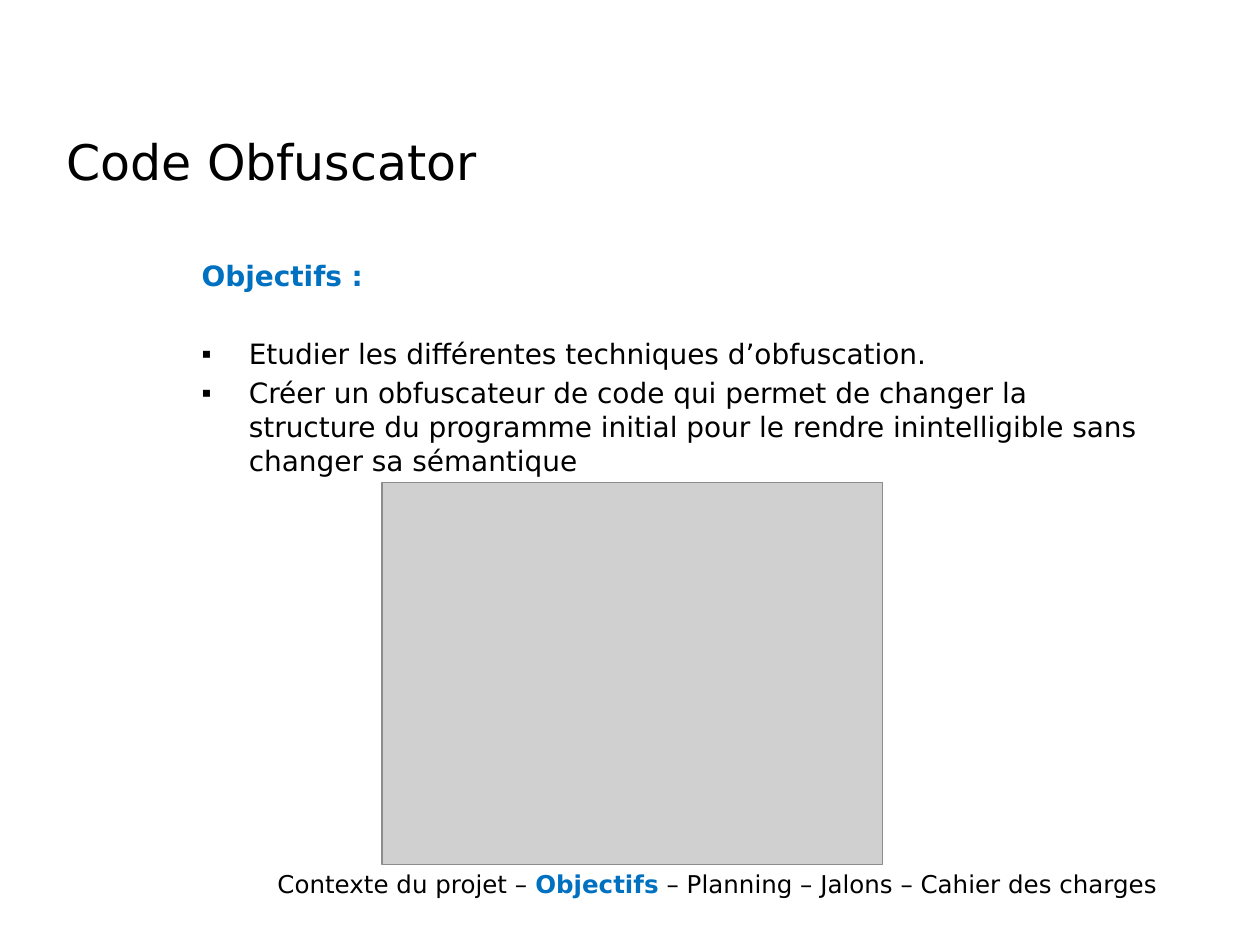
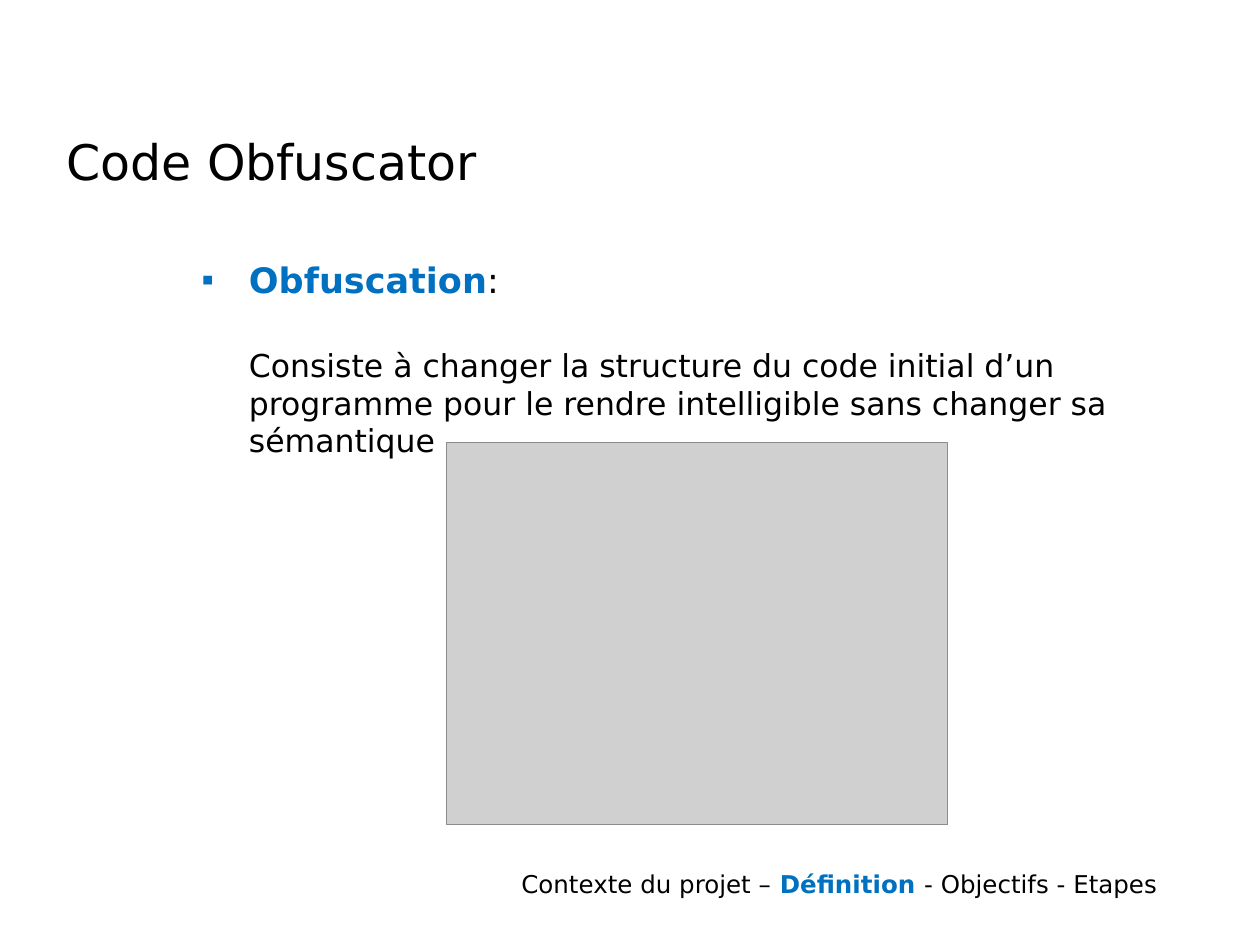
Before and after one commit to wanchouchou/code-obfuscator, a slide deck: slide 3 of CahierDesCharges.pptx. Drawn at 1260x945 pixels with LibreOffice and Linux fonts; fonts in the diff are those of the drawing; grey boxes stand for pictures; background and template pictures are left out. Boxes give left, top, right and bottom in pixels: in the first picture for what was removed or moved away, otherwise in the second. Text is boxed around its words. In the diff, an @@ line names an element or a change of style, - is before the commit and + after.

```diff
--- a/CahierDesCharges.pptx
+++ b/CahierDesCharges.pptx
@@ text at [249,266,1107,459]: text changed; size 16 to 18 pt @@
-Objectifs :
-▪ Etudier les différentes techniques d’obfuscation.
-▪ Créer un obfuscateur de code qui permet de changer la structure du programme initial pour le rendre inintelligible sans changer sa sémantique
+▪ Obfuscation:
+Consiste à changer la structure du code initial d’un programme pour le rendre intelligible sans changer sa sémantique
@@ picture: place and size @@
-picture at [382,483,883,864]
+picture at [446,442,948,824]
@@ text at [521,873,1157,898]: text changed @@
-Contexte du projet – Objectifs – Planning – Jalons – Cahier des charges
+Contexte du projet – Définition - Objectifs - Etapes
```
Also in this commit, not shown: 3 other slides changed, 1 slide removed.
